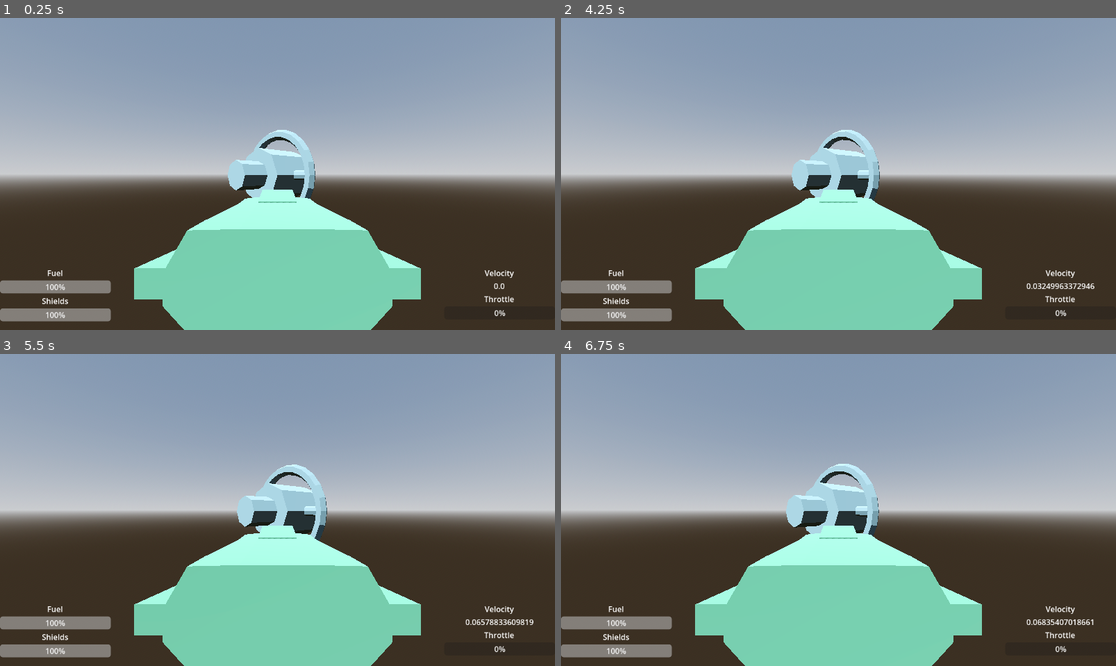
Above: before the commit, frames 1-4 (two rows, left to right).
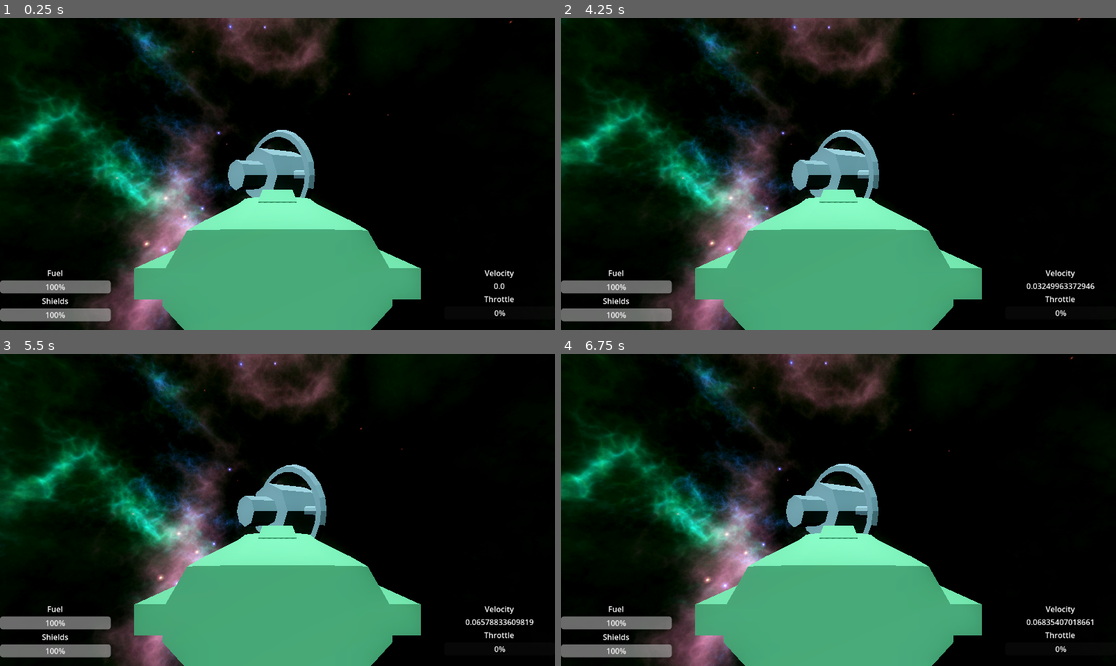
Above: after the commit, the same moments.

Repository: certifiedbutterdog/Entheron
Game: Godot game, scene res://Debug/debug_environment.tscn
The game is run twice, just before and just after one commit, with the same random seed, the same clock (stepped at 60 frames per second) and the same inputs.
Inputs:
- Up to frame 1 (0.25 s): no input
- Up to frame 2 (4.25 s): tap Enter at 0.5, 2, 3.5 s; hold D (right) 0.53-1.28 s; tap Space at 1.25, 2.75 s; hold Ctrl (backward) 1.28-2.03 s; hold D (right) 2.03-2.78 s; hold Shift (forward) 2.78-3.53 s; hold A (left) from 3.53 s (still down)
- Up to frame 3 (5.5 s): release A (left) at 5.03 s; hold Ctrl (backward) from 5.03 s (still down)
- Up to frame 4 (6.75 s): release Ctrl (backward) at 5.78 s; hold D (right) 5.78-6.53 s; hold Shift (forward) from 6.53 s (still down)

The runs differ from the first frame. In frame 1, 98% of the frame differs, in the area x 0-100%, y 0-100%; in frame 2, 98%; in frame 3, 98%; in frame 4, 98%.

Commit message:
panorama background

Diff:
--- a/Debug/debug_environment.tscn
+++ b/Debug/debug_environment.tscn
@@ -1,22 +1,29 @@
-[gd_scene load_steps=8 format=3 uid="uid://b46df33xcuxm"]
+[gd_scene load_steps=9 format=3 uid="uid://b46df33xcuxm"]
 
+[ext_resource type="Texture2D" uid="uid://ktqevettlvxf" path="res://Resources/Background/panorama1.jpg" id="1_i63ka"]
 [ext_resource type="PackedScene" uid="uid://ibdltdtsvh8d" path="res://Player/player.tscn" id="1_x8woy"]
 [ext_resource type="PackedScene" uid="uid://c5n1vmnvk7txq" path="res://Craft/spacecraft.tscn" id="2_fjqlf"]
 [ext_resource type="PackedScene" uid="uid://dafbh24uw35rl" path="res://UI/pilot_ui.tscn" id="3_x8woy"]
 [ext_resource type="PackedScene" uid="uid://d3uadnk7actc8" path="res://Objects/space_station.tscn" id="4_fjqlf"]
 
-[sub_resource type="ProceduralSkyMaterial" id="ProceduralSkyMaterial_fjqlf"]
-sky_horizon_color = Color(0.662243, 0.671743, 0.686743, 1)
-ground_horizon_color = Color(0.662243, 0.671743, 0.686743, 1)
+[sub_resource type="PanoramaSkyMaterial" id="PanoramaSkyMaterial_2prsg"]
+panorama = ExtResource("1_i63ka")
 
-[sub_resource type="Sky" id="Sky_i63ka"]
-sky_material = SubResource("ProceduralSkyMaterial_fjqlf")
+[sub_resource type="Sky" id="Sky_ss3rn"]
+sky_material = SubResource("PanoramaSkyMaterial_2prsg")
 
 [sub_resource type="Environment" id="Environment_2prsg"]
 background_mode = 2
-sky = SubResource("Sky_i63ka")
+background_energy_multiplier = 0.8
+sky = SubResource("Sky_ss3rn")
 tonemap_mode = 2
 glow_enabled = true
+glow_bloom = 0.2
+glow_blend_mode = 1
+adjustment_enabled = true
+adjustment_brightness = 1.05
+adjustment_contrast = 1.05
+adjustment_saturation = 1.3
 
 [node name="DebugEnvironment" type="Node3D"]
 
Binary file added: Resources/Background/panorama1.jpg
Not shown, added: Resources/Background/panorama1.jpg.import
